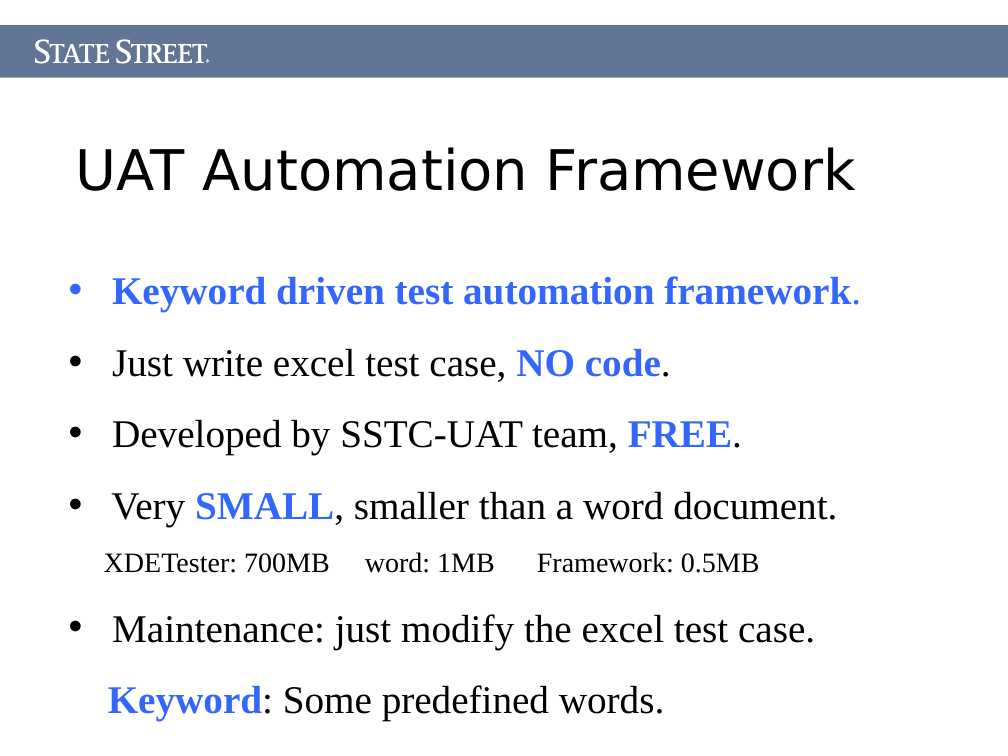
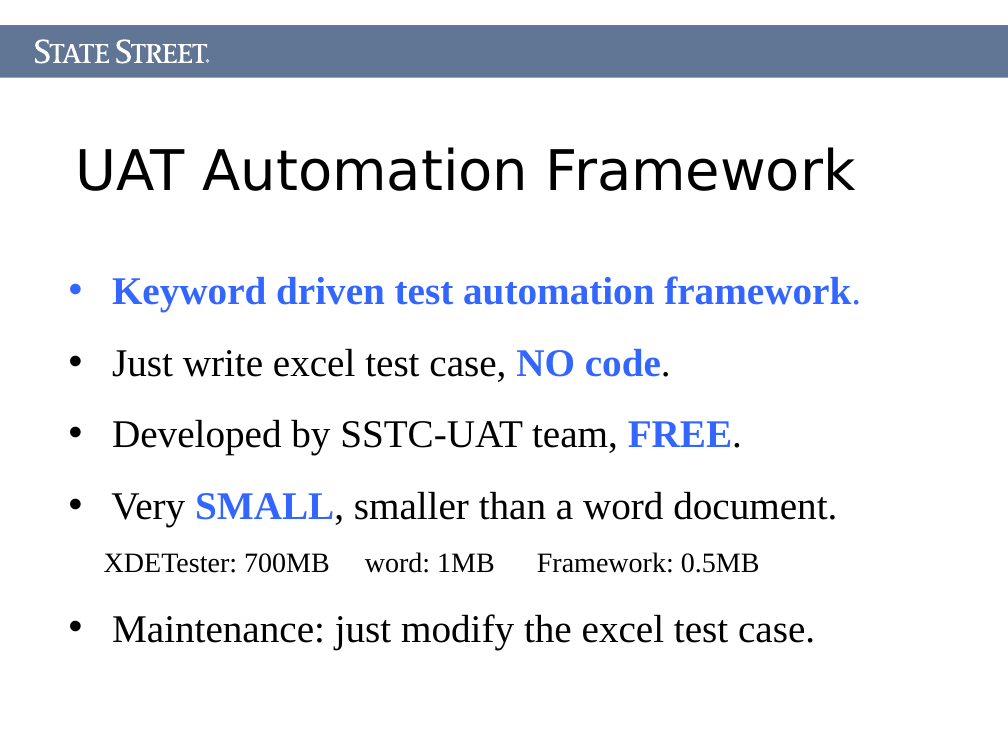
Before and after one commit to Letractively/autotester, a slide deck: slide 5 of Document/UAT_Automation_Framework.ppt. Drawn at 1008x756 pixels with LibreOffice and Linux fonts; fonts in the diff are those of the drawing. Boxes give left, top, right and bottom in pixels: in the first picture for what was removed or moved away, otherwise in the second. Text is boxed around its words. In the diff, an @@ line names an element or a change of style, - is before the commit and + after.

```diff
--- a/Document/UAT_Automation_Framework.ppt
+++ b/Document/UAT_Automation_Framework.ppt
@@ text at (108, 685, 665, 721): paragraph removed @@
-Keyword: Some predefined words.
```
Also in this commit, not shown: 10 other files.
